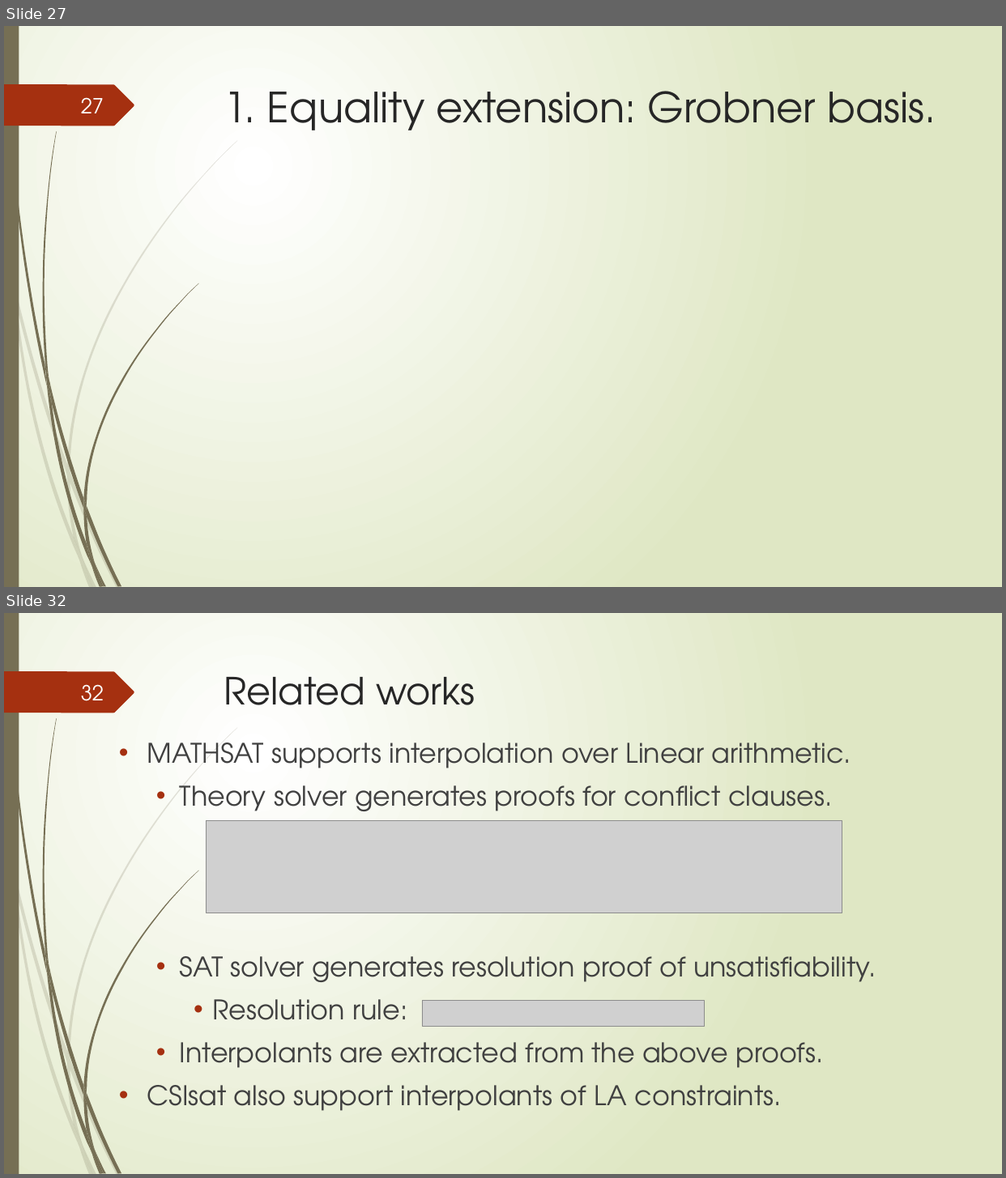
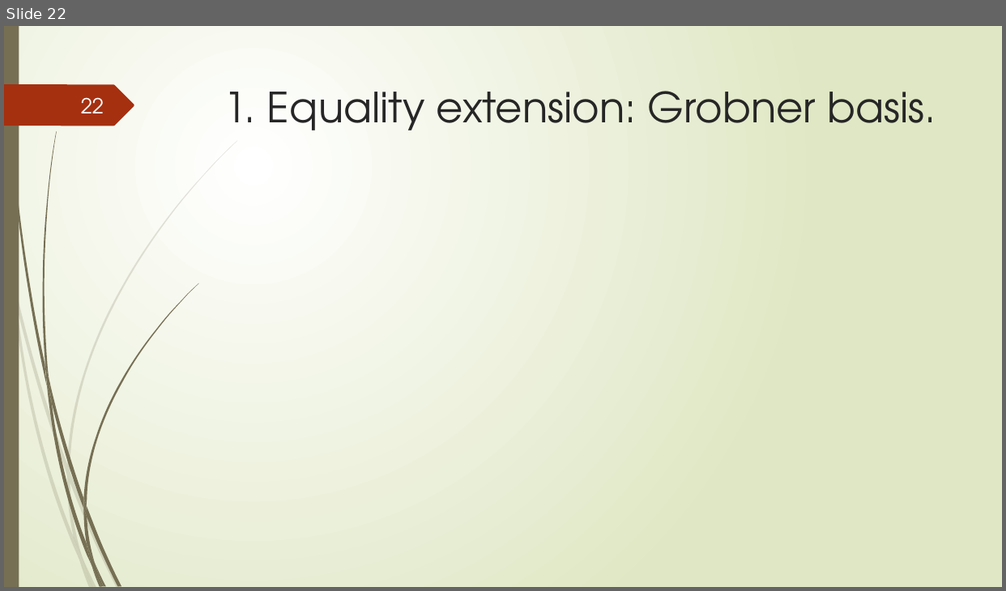
Before and after one commit to tungvx/raSAT, a slide deck: report/midterm.pptx. Shown one above the other, each under a label of ours: slides 27 and 32 before the commit, slide 22 after it; the slides between them are not shown. The pictures are 1006x1178 and 1006x591 pixels, drawn with LibreOffice and Linux fonts; fonts in the diff are those of the drawing; grey boxes stand for pictures. Boxes give left, top, right and bottom in pixels: in the first picture for what was removed or moved away, otherwise in the second. Text is boxed around its words. In the diff, an @@ line names an element or a change of style, - is before the commit and + after.

```diff
--- a/report/midterm.pptx
+++ b/report/midterm.pptx
@@ slide 32 removed at (4, 613, 1002, 1174), background gradient #FFFFFF to #DFE8C4; not listed: 24 template elements that a slide beside it also shows @@
@@ page number removed at (81, 684, 104, 701) @@
-32
@@ title removed at (224, 677, 475, 705) @@
-Related works
@@ text removed at (147, 743, 876, 1111) @@
-• MATHSAT supports interpolation over Linear arithmetic.
-  • Theory solver generates proofs for conflict clauses.
-  • SAT solver generates resolution proof of unsatisfiability.
-    • Resolution rule:
-  • Interpolants are extracted from the above proofs.
-• CSIsat also support interpolants of LA constraints.
@@ picture removed at (206, 821, 842, 914) @@
@@ picture removed at (422, 1001, 704, 1027) @@
@@ what was slide 27 is now slide 22 @@
@@ page number at (81, 97, 104, 113): text changed @@
-27
+22
```
Also in this commit, not shown: 13 slides changed, 5 slides added, 10 other slides removed, 4 other files.
